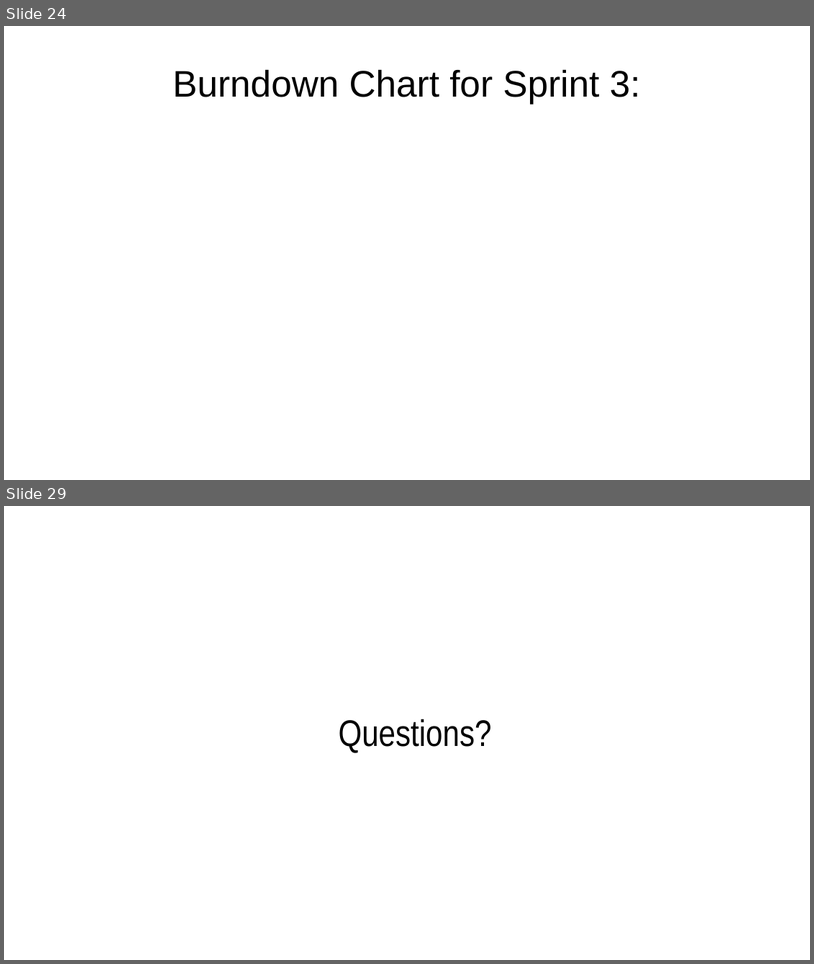
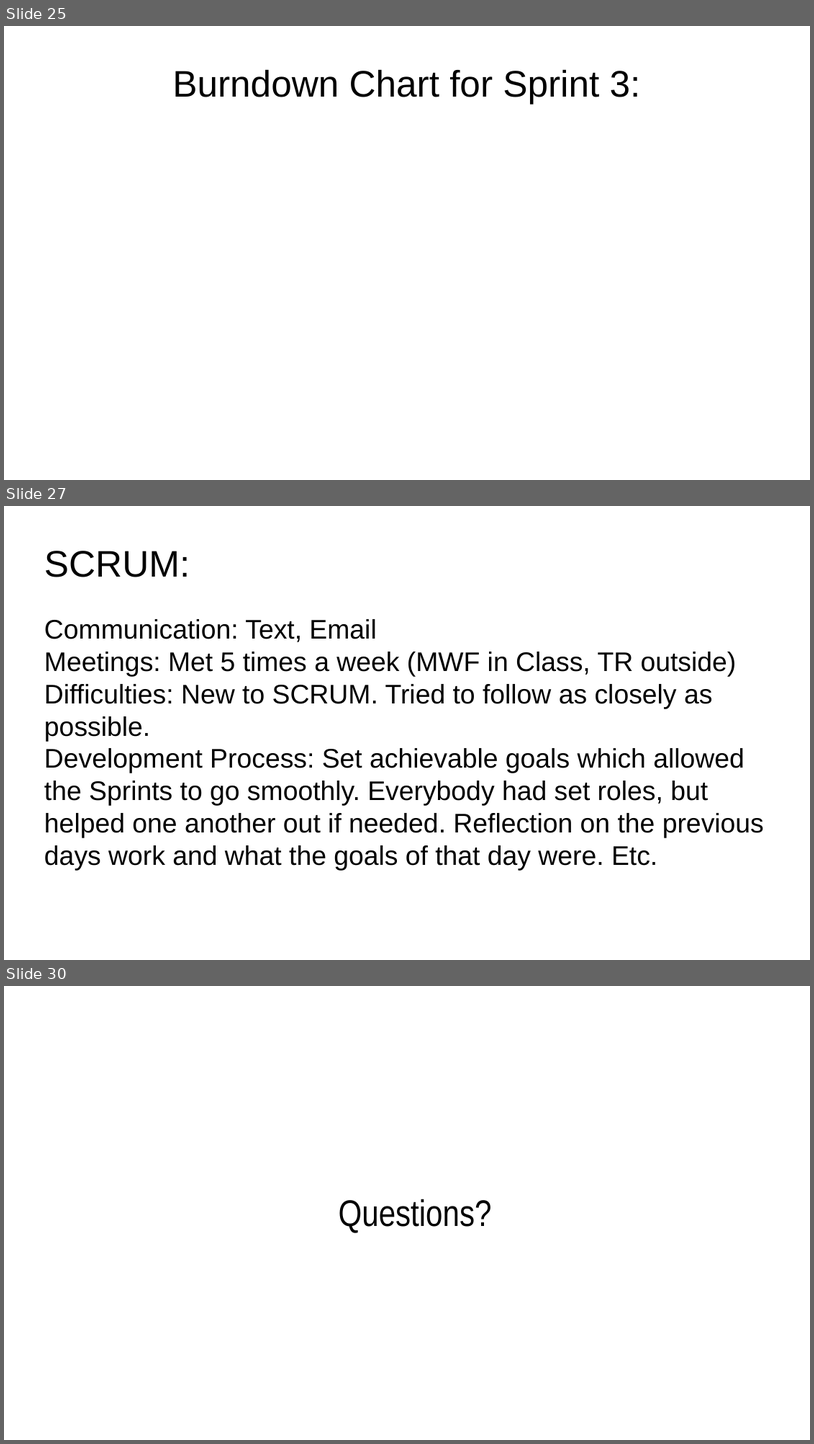
Before and after one commit to mldeanha/Team-4-Project, a slide deck: Project Assets/Team Shi Final Presentation.pptx. Shown one above the other, each under a label of ours: slides 24 and 29 before the commit, slides 25, 27 and 30 after it; the slides between them are not shown. The pictures are 814x964 and 814x1444 pixels, drawn with LibreOffice and Linux fonts; fonts in the diff are those of the drawing. Boxes give left, top, right and bottom in pixels: in the first picture for what was removed or moved away, otherwise in the second. Text is boxed around its words. In the diff, an @@ line names an element or a change of style, - is before the commit and + after.

```diff
--- a/Project Assets/Team Shi Final Presentation.pptx
+++ b/Project Assets/Team Shi Final Presentation.pptx
@@ slide 27 added at [4, 506, 810, 960], background #FFFFFF @@
@@ text added at [44, 551, 190, 577], 44 pt, text #000000 @@
+SCRUM:
@@ text added at [44, 619, 764, 870], 32 pt, text #000000 @@
+Communication: Text, Email
+Meetings: Met 5 times a week (MWF in Class, TR outside)
+Difficulties: New to SCRUM. Tried to follow as closely as possible.
+Development Process: Set achievable goals which allowed the Sprints to go smoothly. Everybody had set roles, but helped one another out if needed. Reflection on the previous days work and what the goals of that day were. Etc.
@@ what was slide 24 is now slide 25 @@
@@ what was slide 29 is now slide 30 @@
```
Also in this commit, not shown: 13 slides changed, 4 other slides added, 4 slides removed.
